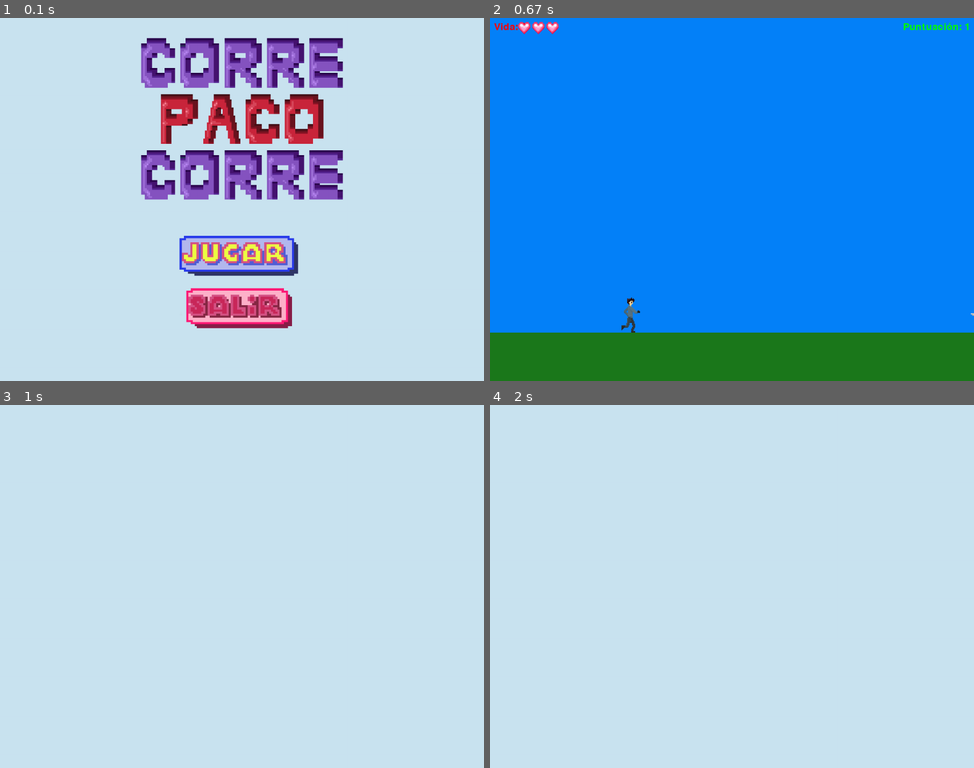
Above: before the commit, frames 1-4 (two rows, left to right).
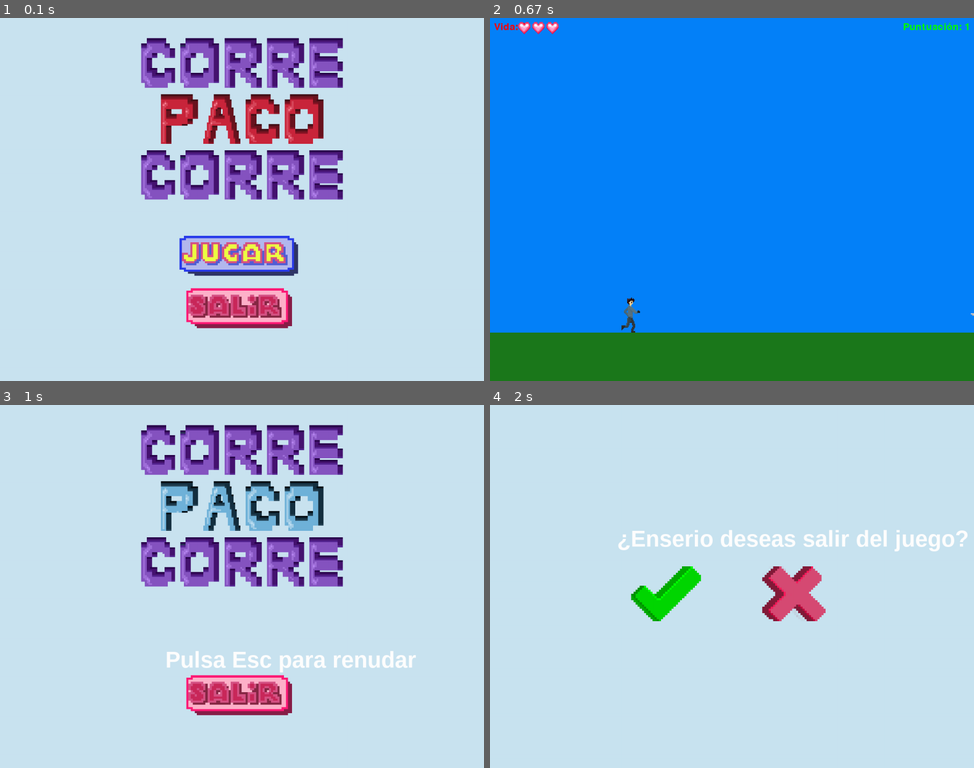
Above: after the commit, the same moments.

Repository: Jol-XD/Corre-Paco-Corre
Game: pygame game, started from proyecto/Juego(test-Jack).py
Same seed, same stepped clock (60 frames per second), same inputs: the game is played once before the commit and once after it.
Inputs (mouse positions are in pixels of both pictures, inside the frame that each line leads up to):
- Up to frame 1 (0.1 s): no input
- Up to frame 2 (0.67 s): press the mouse at (727, 253) at 0.37 s; move the mouse to (785, 224) at 0.47 s; release the mouse at (843, 192) at 0.6 s
- Up to frame 3 (1 s): tap Esc at 0.67 s
- Up to frame 4 (2 s): press the mouse at (727, 695) at 1.03 s; move the mouse to (732, 659) at 1.13 s; release the mouse at (736, 622) at 1.27 s; press the mouse at (794, 593) at 1.37 s; move the mouse to (722, 532) at 1.47 s; release the mouse at (654, 466) at 1.6 s; press the mouse at (727, 695) at 1.7 s; move the mouse to (722, 706) at 1.8 s; release the mouse at (722, 717) at 1.93 s

Frames 1-2 are identical in both runs. In frame 3, 15% of the frame differs, in the area x 29-86%, y 5-86%; in frame 4, 3.7%.

Commit message:
menu pausa mejorad0

Diff:
--- a/proyecto/Juego(test-Jack).py
+++ b/proyecto/Juego(test-Jack).py
@@ -46,6 +46,8 @@
 #Titulo
 titulo = pygame.image.load('proyecto/sprites/titulos/nombre13.png').convert_alpha()
 titulo= pygame.transform.scale(titulo, (500, 400))
+titulo2 = pygame.image.load('proyecto/sprites/titulos/nombre12.png').convert_alpha()
+titulo2= pygame.transform.scale(titulo2, (500, 400))
 
 # Carga de imágenes para los botones
 jugar_img = pygame.image.load('proyecto/sprites/botones/JUGAR1.png').convert_alpha()
@@ -168,18 +170,41 @@
 
     pausa = True
 
+
     while pausa:
         for event in pygame.event.get():
             if event.type == pygame.QUIT:
                 pygame.quit()
                 sys.exit()
 
+            if event.type == pygame.MOUSEBUTTONDOWN:
+                if salir_btn.rect.collidepoint(event.pos):
+                    salir_btn.clicked = True
+
+            if event.type == pygame.MOUSEBUTTONUP:
+                if salir_btn.clicked:
+                    salir_btn.clicked = False
+                    if mostrar_mensaje_salida():
+                        run = False
+
             if event.type == pygame.KEYDOWN:
                 if event.key == pygame.K_ESCAPE:
                     pausa = False
 
+        if salir_btn.clicked:
+            salir_btn.image = pygame.transform.scale(salir_img, (int(salir_img.get_width() * 5.25), int(salir_img.get_height() * 5.25)))
+        else:
+            salir_btn.image = pygame.transform.scale(salir_img, (int(salir_img.get_width() * 5.25), int(salir_img.get_height() * 5.25)))
+
+
         pantalla.fill(MENU)
-        pygame.display.update()
+        pantalla.blit(titulo2, (350, 50))
+        salir_btn.draw()
+        mensaje = "Pulsa Esc para renudar"
+        font = pygame.font.SysFont("arialblack", 50)
+        draw_text(mensaje, font, (255, 255, 255), 410, 600)
+
+        pygame.display.flip()
 
 pausa = False
 
